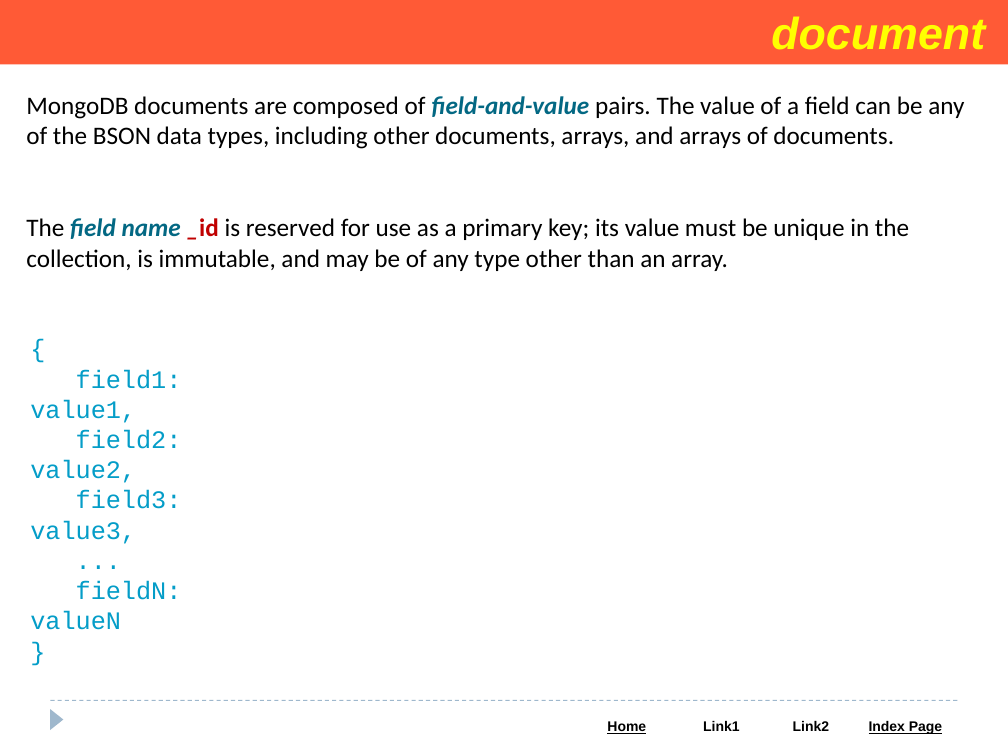
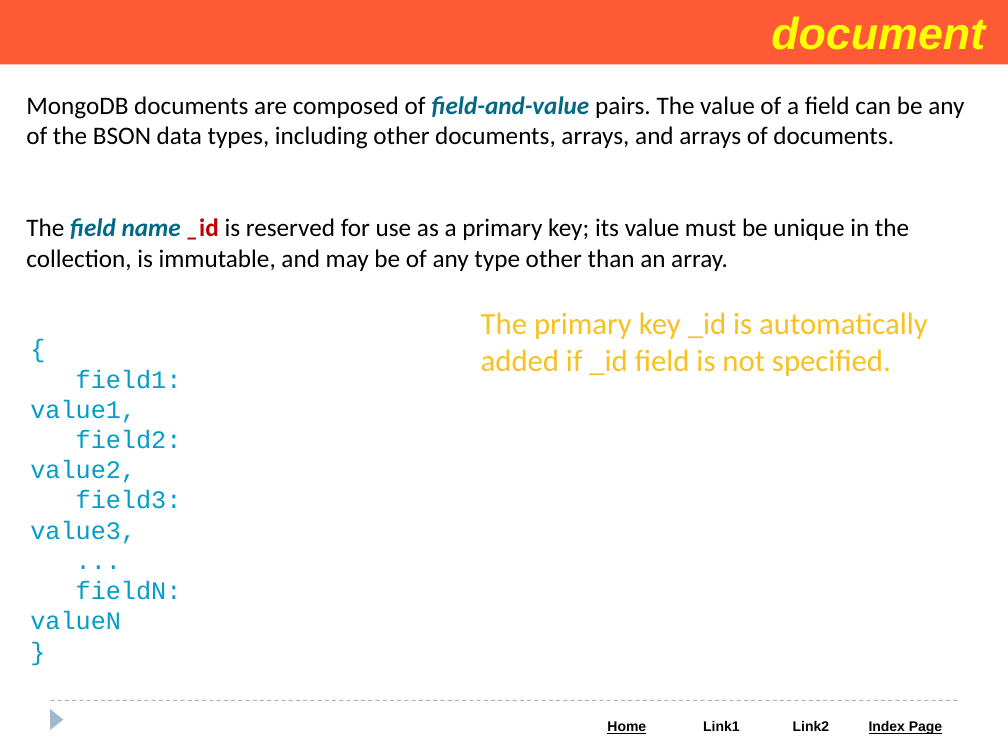
Before and after one commit to Saleel-Bagde/PPT-s, a slide deck: slide 9 of MongoDB PPT.pptx. Drawn at 1008x756 pixels with LibreOffice and Linux fonts; fonts in the diff are those of the drawing. Boxes give left, top, right and bottom in pixels: in the first picture for what was removed or moved away, otherwise in the second. Text is boxed around its words. In the diff, an @@ line names an element or a change of style, - is before the commit and + after.

```diff
--- a/MongoDB PPT.pptx
+++ b/MongoDB PPT.pptx
@@ text added at (481, 312, 928, 376), 22 pt, text #F7C120 @@
+The primary key _id is automatically added if _id field is not specified.
```
Also in this commit, not shown: 9 other slides changed, 2 slides added.
